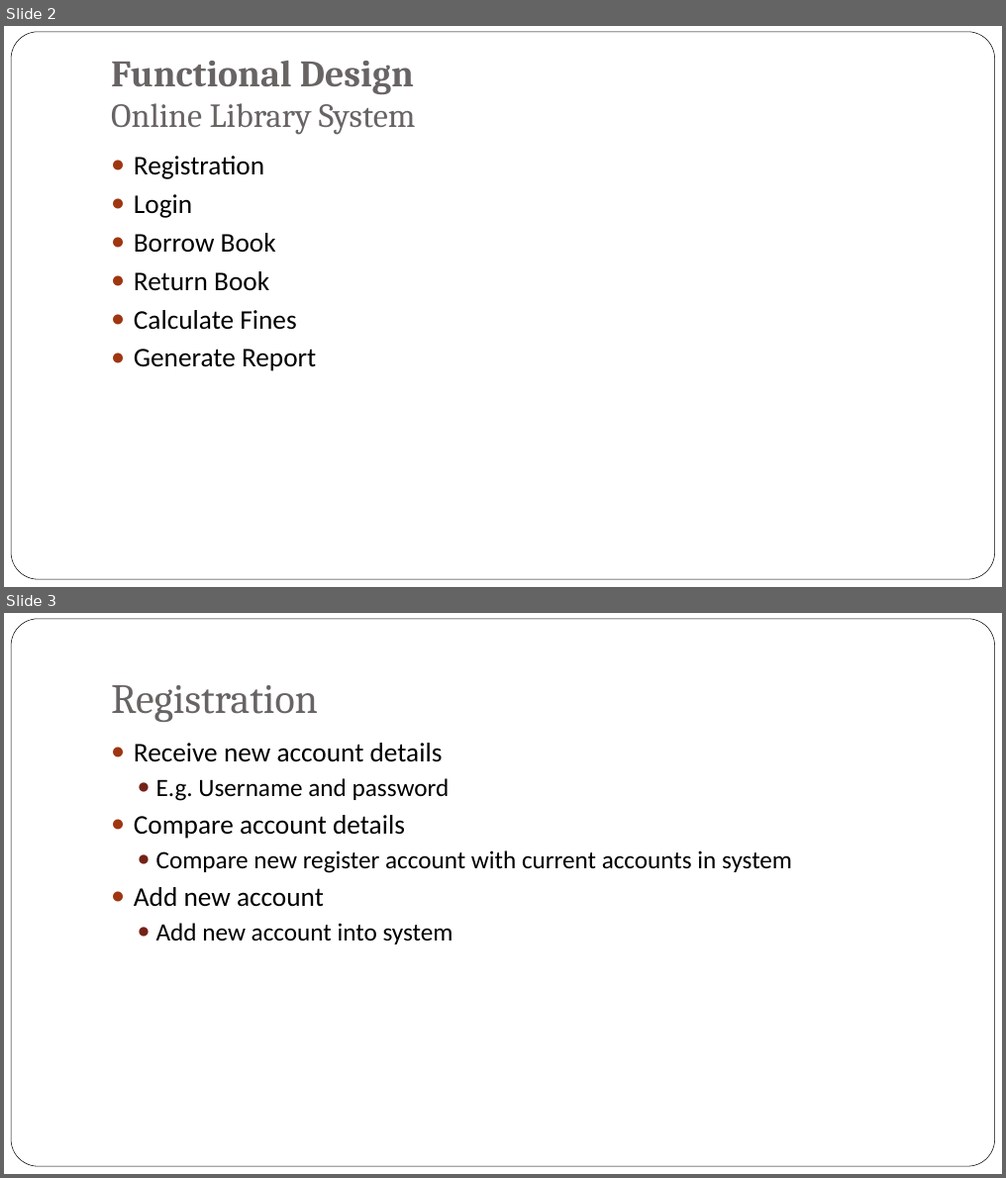
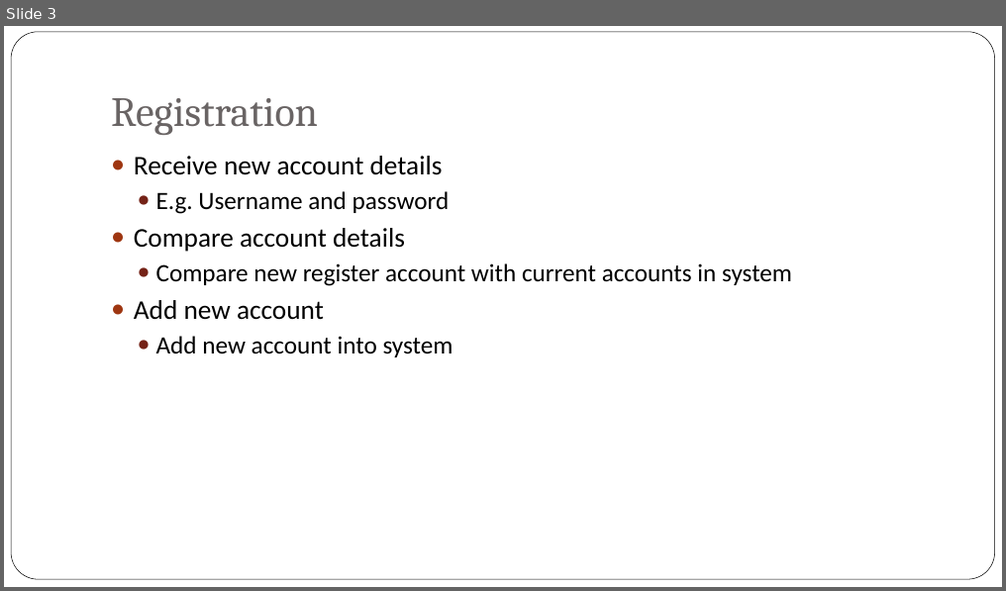
Before and after one commit to jyu1129/Library-System-IS-assignment, a slide deck: Week 10/Week 9 – Functional Design.pptx. Shown one above the other, each under a label of ours: slides 2 and 3 before the commit, slide 3 after it. The pictures are 1006x1178 and 1006x591 pixels, drawn with LibreOffice and Linux fonts; fonts in the diff are those of the drawing; background and template pictures are left out. Boxes give left, top, right and bottom in pixels: in the first picture for what was removed or moved away, otherwise in the second. Text is boxed around its words. In the diff, an @@ line names an element or a change of style, - is before the commit and + after.

```diff
--- a/Week 10/Week 9 – Functional Design.pptx
+++ b/Week 10/Week 9 – Functional Design.pptx
@@ slide 2 removed at (4,26,1002,587), background picture (left out); not listed: 1 template element that a slide beside it also shows @@
@@ title removed at (111,61,416,135) @@
-Functional Design
-Online Library System
@@ text removed at (134,156,316,372) @@
-● Registration
-● Login
-● Borrow Book
-● Return Book
-● Calculate Fines
-● Generate Report
```
Also in this commit, not shown: 1 slide changed, 1 slide added, 1 other file.
